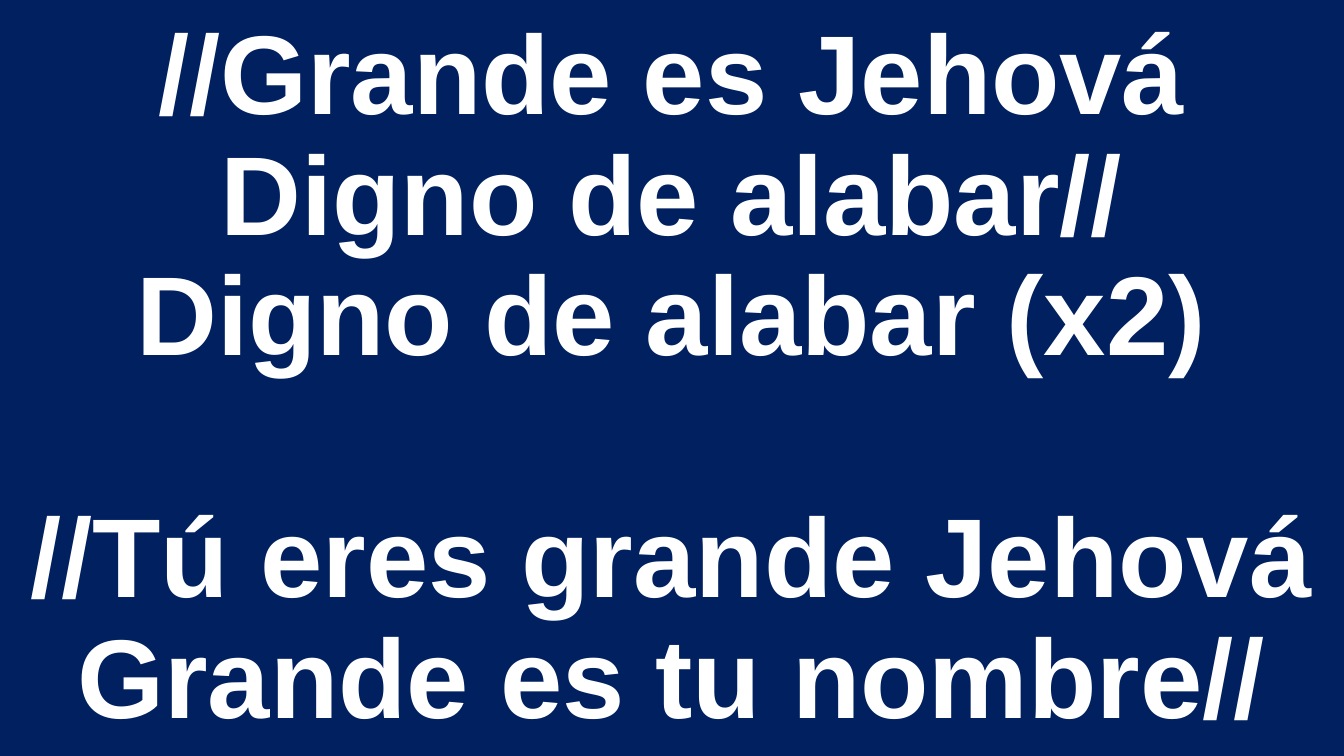
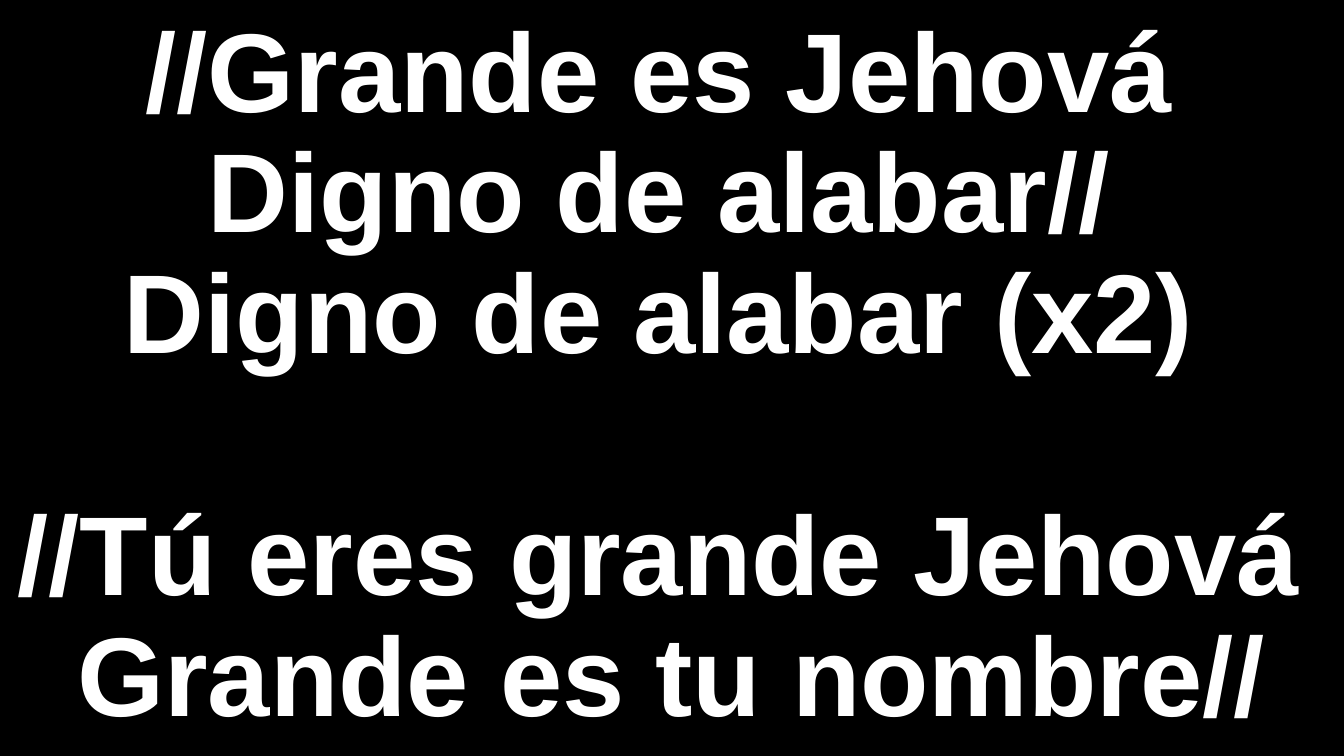
Before and after one commit to MAOAZAking/jesucristovive555, a slide deck: slide 60 of multimedia/presentaciones-power-point/letra-canciones-para-proyectar/alabanza/domingo 7 junio/letra himnos popu ri GOZATE DELANTE DEL SEÑOR ME GOZARE EN TU PRESENCIA JEHOVA.pptx (slide 30 before the commit). Drawn at 1344x756 pixels with LibreOffice and Linux fonts; fonts in the diff are those of the drawing. Boxes give left, top, right and bottom in pixels: in the first picture for what was removed or moved away, otherwise in the second. Text is boxed around its words. In the diff, an @@ line names an element or a change of style, - is before the commit and + after.

```diff
--- a/multimedia/presentaciones-power-point/letra-canciones-para-proyectar/alabanza/domingo 7 junio/letra himnos popu ri GOZATE DELANTE DEL SEÑOR ME GOZARE EN TU PRESENCIA JEHOVA.pptx
+++ b/multimedia/presentaciones-power-point/letra-canciones-para-proyectar/alabanza/domingo 7 junio/letra himnos popu ri GOZATE DELANTE DEL SEÑOR ME GOZARE EN TU PRESENCIA JEHOVA.pptx
@@ background #002060 to #000000 @@
@@ title "//Grande es Jehová Digno de ...": place and size @@
-title "//Grande es Jehová Digno de ..." at bbox=[31, 32, 1312, 721]
+title "//Grande es Jehová Digno de ..." at bbox=[18, 30, 1299, 719]
@@ title "//Grande es Jehová Digno de ..." at bbox=[18, 30, 1299, 719]: vertical alignment bottom to middle @@
```
Also in this commit, not shown: 3 other slides changed.
